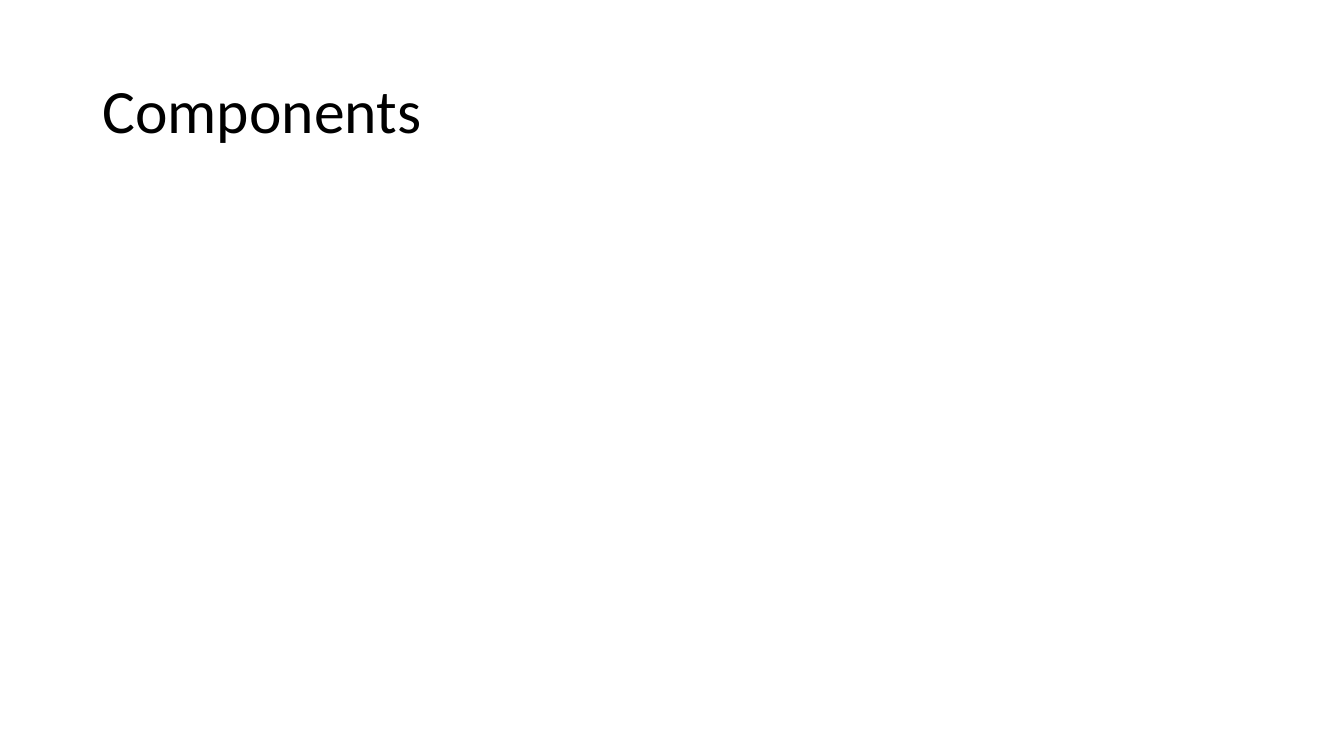
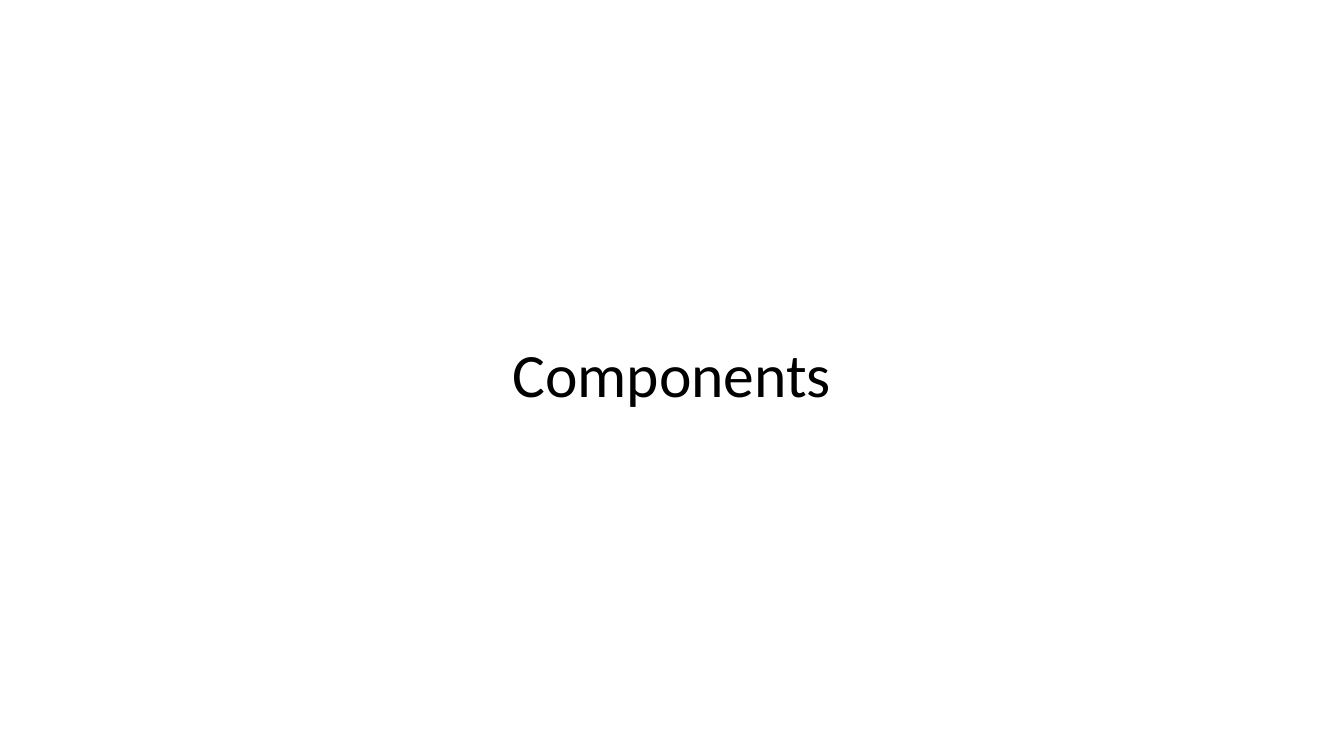
Before and after one commit to matteovisotto/DB2-SirianiVisotto, a slide deck: slide 80 of Documentation.pptx (slide 69 before the commit). Drawn at 1344x756 pixels with LibreOffice and Linux fonts; fonts in the diff are those of the drawing. Boxes give left, top, right and bottom in pixels: in the first picture for what was removed or moved away, otherwise in the second. Text is boxed around its words. In the diff, an @@ line names an element or a change of style, - is before the commit and + after.

```diff
--- a/Documentation.pptx
+++ b/Documentation.pptx
@@ title "Components": place and size @@
-title "Components" at bbox=[102, 93, 421, 143]
+title "Components" at bbox=[512, 357, 831, 407]
@@ title "Components" at bbox=[512, 357, 831, 407]: alignment left to centre @@
```
Also in this commit, not shown: 3 other slides changed, 17 slides added, 1 slide removed, 2 other files.
